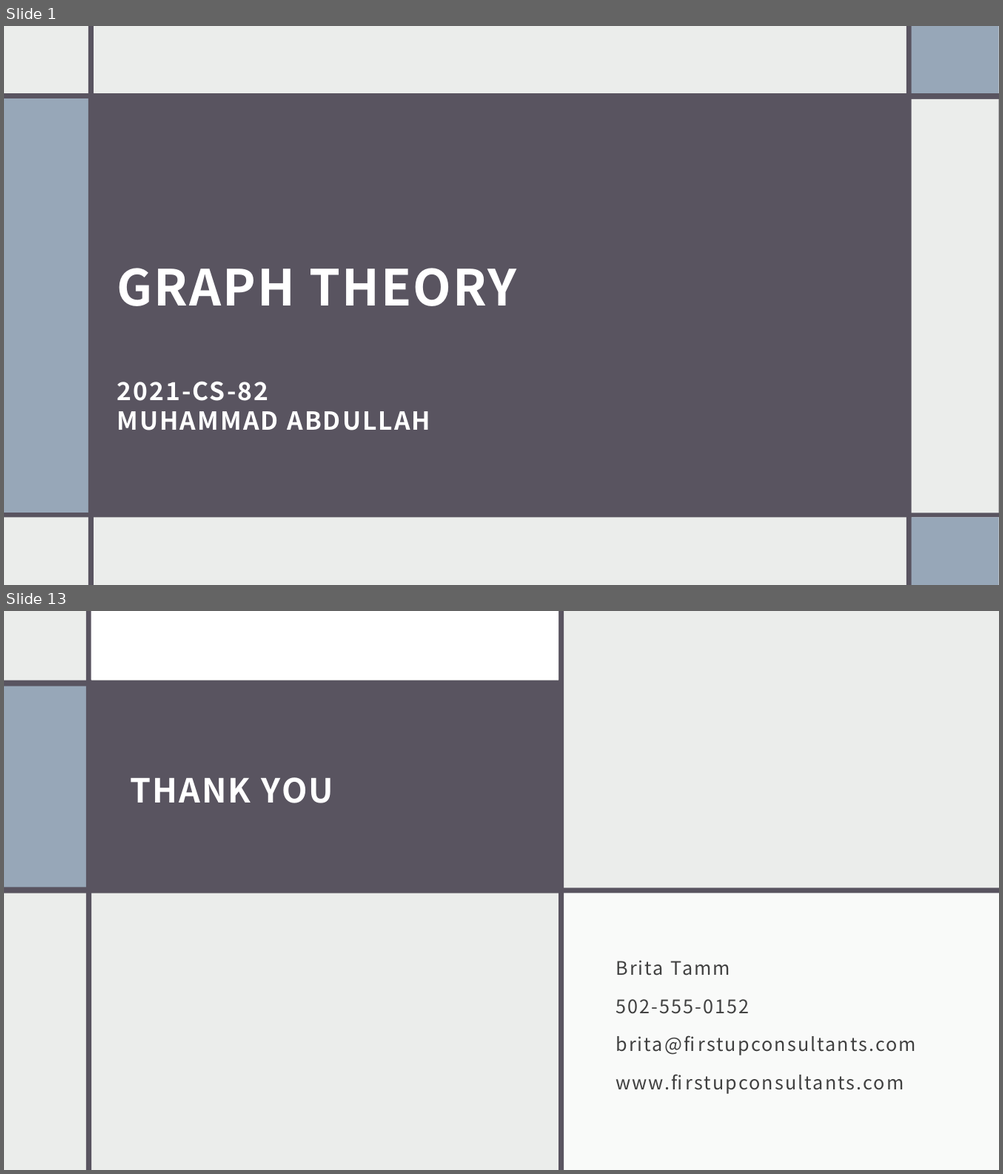
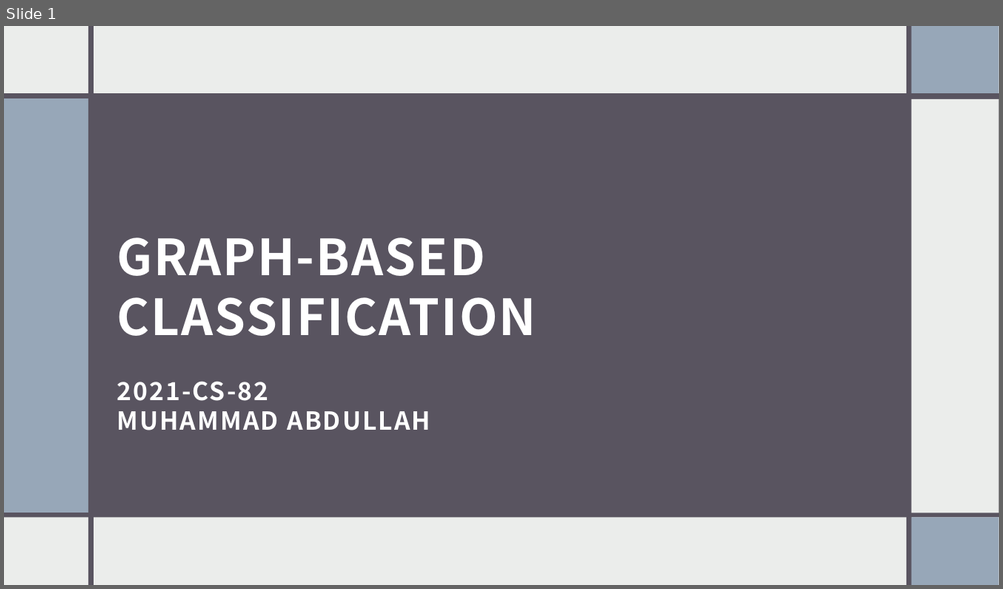
Before and after one commit to muhammadabdullah660/Graph-Based-Classification, a slide deck: Slides.pptx. Shown one above the other, each under a label of ours: slides 1 and 13 before the commit, slide 1 after it; the slides between them are not shown. The pictures are 1003x1174 and 1003x589 pixels, drawn with LibreOffice and Linux fonts; fonts in the diff are those of the drawing. Boxes give left, top, right and bottom in pixels: in the first picture for what was removed or moved away, otherwise in the second. Text is boxed around its words. In the diff, an @@ line names an element or a change of style, - is before the commit and + after.

```diff
--- a/Slides.pptx
+++ b/Slides.pptx
@@ slide 13 removed at (4,611,999,1170), background #EBEDEB @@
@@ rectangle removed at (4,611,999,1170) @@
@@ rectangle removed at (86,612,91,1170) @@
@@ rectangle removed at (91,611,558,680) @@
@@ rectangle removed at (384,612,389,1170) @@
@@ rectangle removed at (389,611,999,1170) @@
@@ rectangle removed at (559,612,564,1170) @@
@@ rectangle removed at (4,682,561,894) @@
@@ rectangle removed at (4,686,91,888) @@
@@ rectangle removed at (4,681,561,686) @@
@@ title removed at (130,777,333,803) @@
-THANK YOU
@@ rectangle removed at (4,888,999,893) @@
@@ rectangle removed at (563,891,999,1170) @@
@@ text removed at (615,960,916,1094) @@
-Brita Tamm
-502-555-0152
-brita@firstupconsultants.com
-www.firstupconsultants.com
@@ slide 1 changed as well @@
@@ title at (117,238,537,336): text changed @@
-GRAPH THEORY
+GRAPH-BASED CLASSIFICATION
```
Also in this commit, not shown: 1 other slide changed, 8 slides added, 10 other slides removed, 5 other files.
